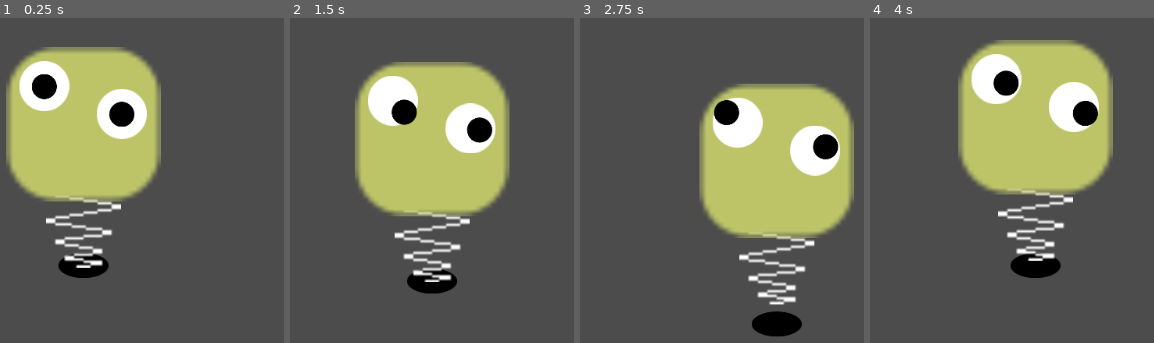
Above: before the commit, frames 1-4 (left to right).
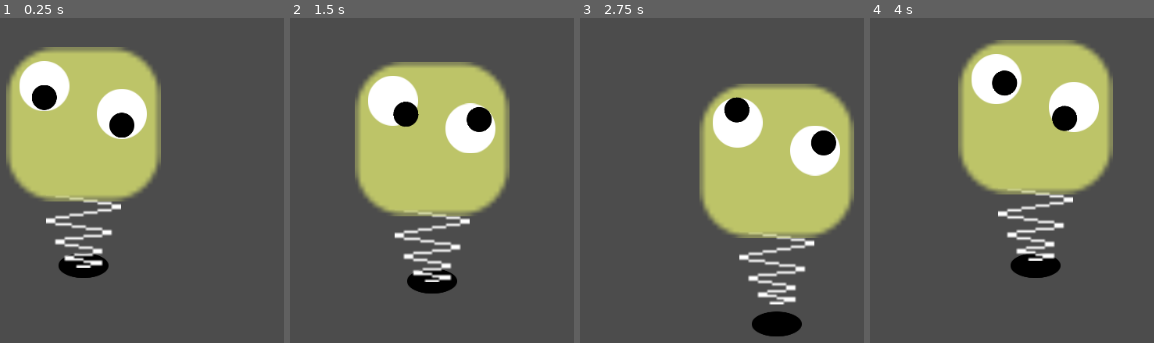
Above: after the commit, the same moments.

Repository: gilzoide/dindim-pro-presentim
Game: Godot game, scene res://Main.tscn
Same seed, same stepped clock (60 frames per second), same inputs: the game is played once before the commit and once after it.
Inputs:
- Up to frame 1 (0.25 s): no input
- Up to frame 2 (1.5 s): hold D (move_right) 0.53-1.28 s; hold S (move_down) from 1.28 s (still down)
- Up to frame 3 (2.75 s): release S (move_down) at 2.03 s; hold D (move_right) from 2.03 s (still down)
- Up to frame 4 (4 s): release D (move_right) at 2.78 s; hold W (move_up) 2.78-3.53 s; hold A (move_left) from 3.53 s (still down)

The runs differ from the first frame. In frame 1, 1.3% of the frame differs, in the area x 11-48%, y 17-37%; in frame 2, 0.9%; in frame 3, 1.0%; in frame 4, 1.2%.

Commit message:
Add ponto de gravidade no olho (precisa tunar, talvez remover, sei lá)

Diff:
--- a/GoogleEye/GooglyEye.tscn
+++ b/GoogleEye/GooglyEye.tscn
@@ -1,9 +1,12 @@
-[gd_scene load_steps=3 format=2]
+[gd_scene load_steps=4 format=2]
 
 [ext_resource path="res://Texturas/Circle.png" type="Texture" id=1]
 
 [sub_resource type="CircleShape2D" id=2]
 radius = 16.0
+
+[sub_resource type="CircleShape2D" id=3]
+radius = 24.0
 
 [node name="KinematicBody2D" type="KinematicBody2D"]
 collision_layer = 2
@@ -17,6 +20,7 @@
 texture = ExtResource( 1 )
 
 [node name="Pupila" type="RigidBody2D" parent="."]
+position = Vector2( 0, 14.6835 )
 collision_layer = 2
 collision_mask = 2
 gravity_scale = 0.2
@@ -28,3 +32,14 @@
 self_modulate = Color( 0, 0, 0, 1 )
 scale = Vector2( 0.5, 0.5 )
 texture = ExtResource( 1 )
+
+[node name="Area2D" type="Area2D" parent="."]
+space_override = 3
+gravity_point = true
+gravity_vec = Vector2( 0, 0 )
+gravity = 50.0
+collision_layer = 2
+collision_mask = 2147483650
+
+[node name="CollisionShape2D" type="CollisionShape2D" parent="Area2D"]
+shape = SubResource( 3 )
--- a/Player/Player.tscn
+++ b/Player/Player.tscn
@@ -5,7 +5,7 @@
 [ext_resource path="res://Texturas/Circle.png" type="Texture" id=3]
 
 [sub_resource type="RectangleShape2D" id=2]
-extents = Vector2( 107.019, 121.325 )
+extents = Vector2( 107.019, 152.225 )
 
 [sub_resource type="Animation" id=1]
 resource_name = "PlayerAnimation"
@@ -34,6 +34,7 @@
 [node name="Molinha" parent="." instance=ExtResource( 2 )]
 
 [node name="CollisionShape2D" type="CollisionShape2D" parent="."]
+position = Vector2( 0, 46.0346 )
 shape = SubResource( 2 )
 
 [node name="AnimationPlayer" type="AnimationPlayer" parent="."]
